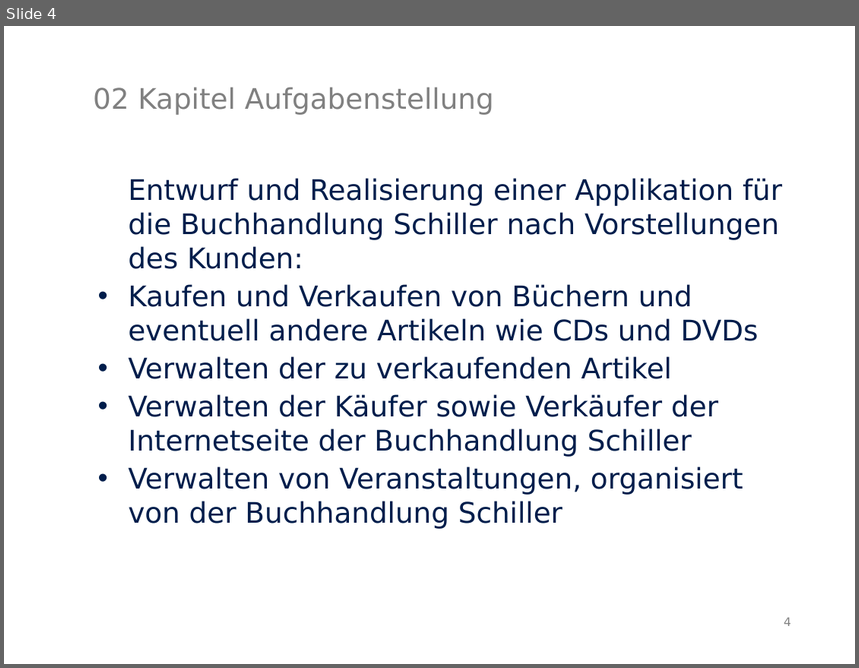
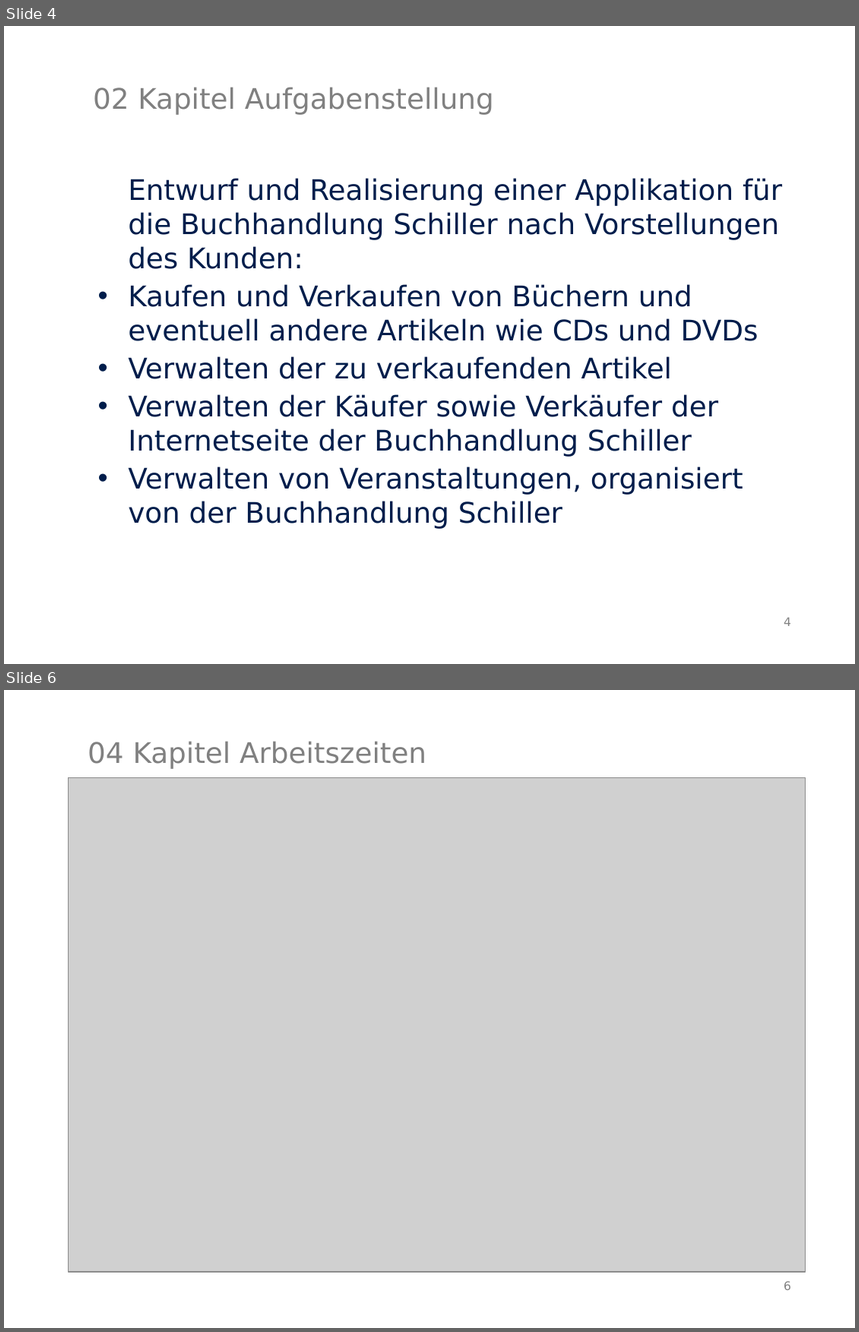
Before and after one commit to MarauderXtreme/bookshop-schiller, a slide deck: presentation/endpresentation.odp. Shown one above the other, each under a label of ours: slide 4 before the commit, slides 4 and 6 after it; the slides between them are not shown. The pictures are 859x668 and 859x1332 pixels, drawn with LibreOffice and Linux fonts; fonts in the diff are those of the drawing; grey boxes stand for pictures. Boxes give left, top, right and bottom in pixels: in the first picture for what was removed or moved away, otherwise in the second. Text is boxed around its words. In the diff, an @@ line names an element or a change of style, - is before the commit and + after.

Commit message:
updated presentation sheets and added image for EntwurfVsImplementation

```diff
--- a/presentation/endpresentation.odp
+++ b/presentation/endpresentation.odp
@@ slide 6 added at [4,690,855,1328], background #FFFFFF @@
@@ title added at [88,741,427,769], 24 pt, text #808080 @@
+04 Kapitel Arbeitszeiten
@@ picture added at [68,778,805,1273] @@
@@ page number added at [784,1281,791,1290], 10 pt, text #808080 @@
+6
```
Also in this commit, not shown: 4 slides changed, 1 other file.
